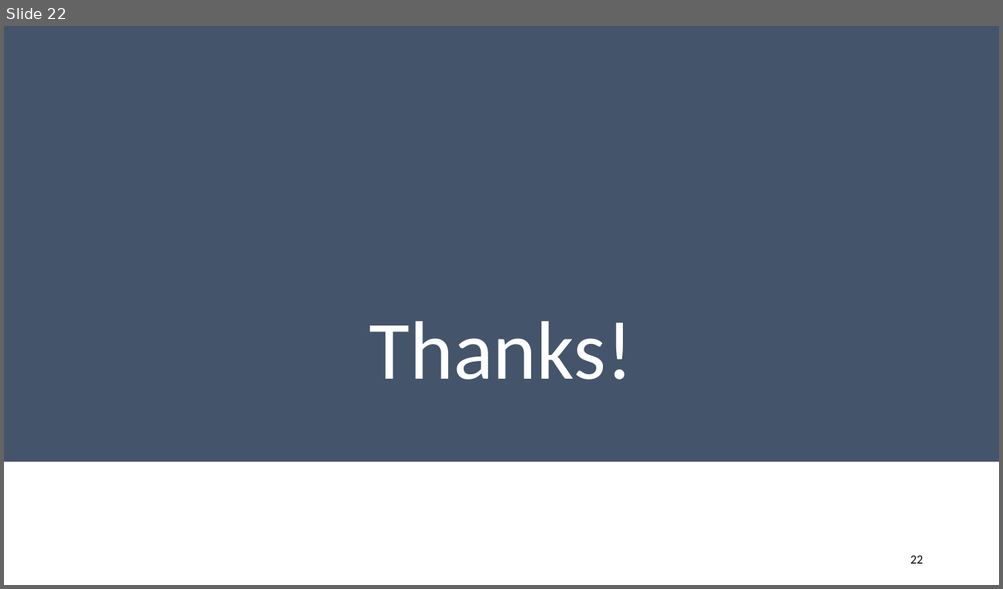
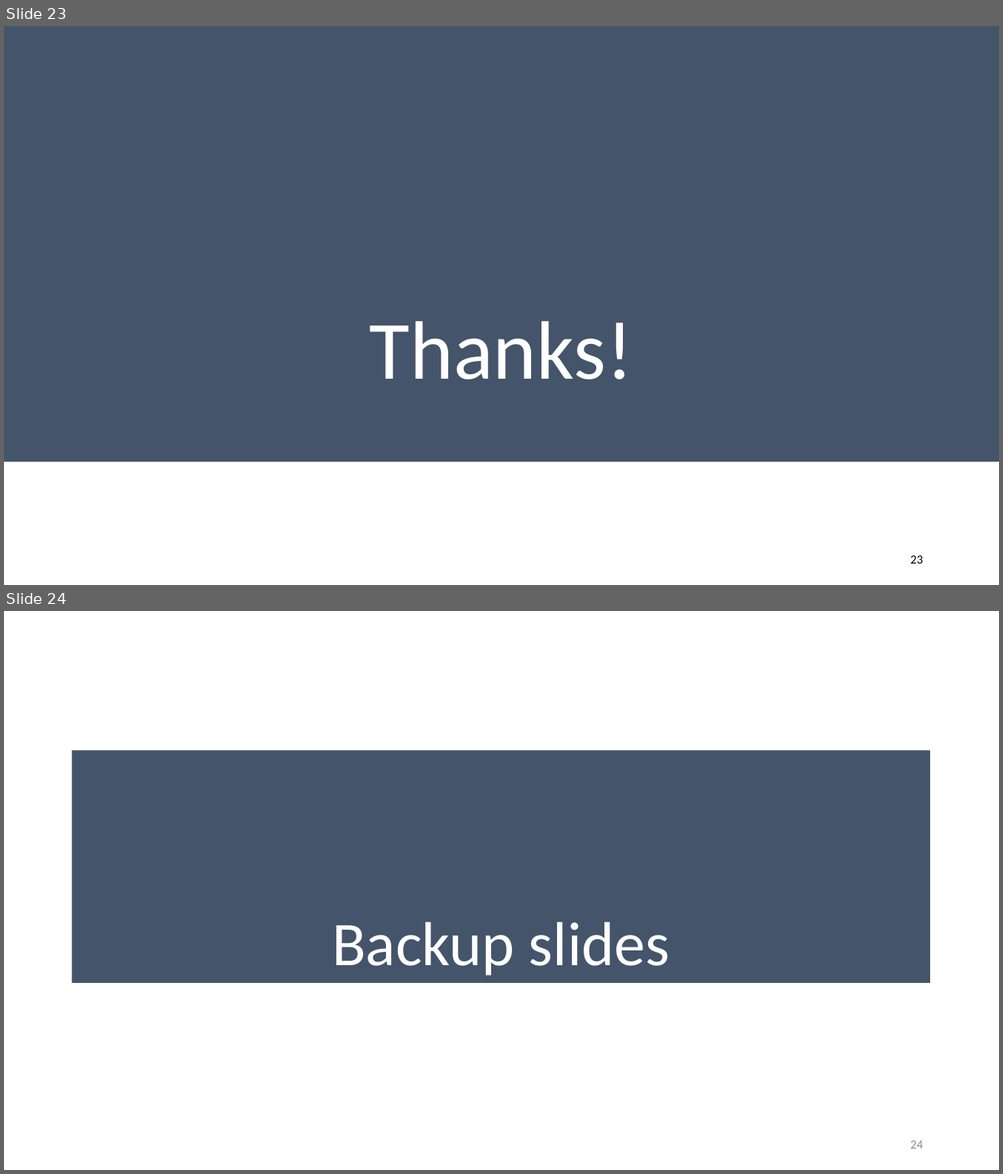
Before and after one commit to aghosn/CandidacyPresentation, a slide deck: CE_presentation.pptx. Shown one above the other, each under a label of ours: slide 22 before the commit, slides 23 and 24 after it. The pictures are 1003x589 and 1003x1174 pixels, drawn with LibreOffice and Linux fonts; fonts in the diff are those of the drawing. Boxes give left, top, right and bottom in pixels: in the first picture for what was removed or moved away, otherwise in the second. Text is boxed around its words. In the diff, an @@ line names an element or a change of style, - is before the commit and + after.

Commit message:
Adding backup slides.

```diff
--- a/CE_presentation.pptx
+++ b/CE_presentation.pptx
@@ slide 24 added at (4, 611, 999, 1170), background #FFFFFF @@
@@ title added at (72, 751, 930, 983), fill #44546A, 60 pt, text #FFFFFF @@
+Backup slides
@@ page number added at (910, 1141, 922, 1149), 12 pt, text #8C8C8C @@
+24
@@ what was slide 22 is now slide 23 @@
@@ page number at (910, 556, 922, 564): text changed @@
-22
+23
```
Also in this commit, not shown: 3 slides changed, 4 other slides added, 3 other files.
